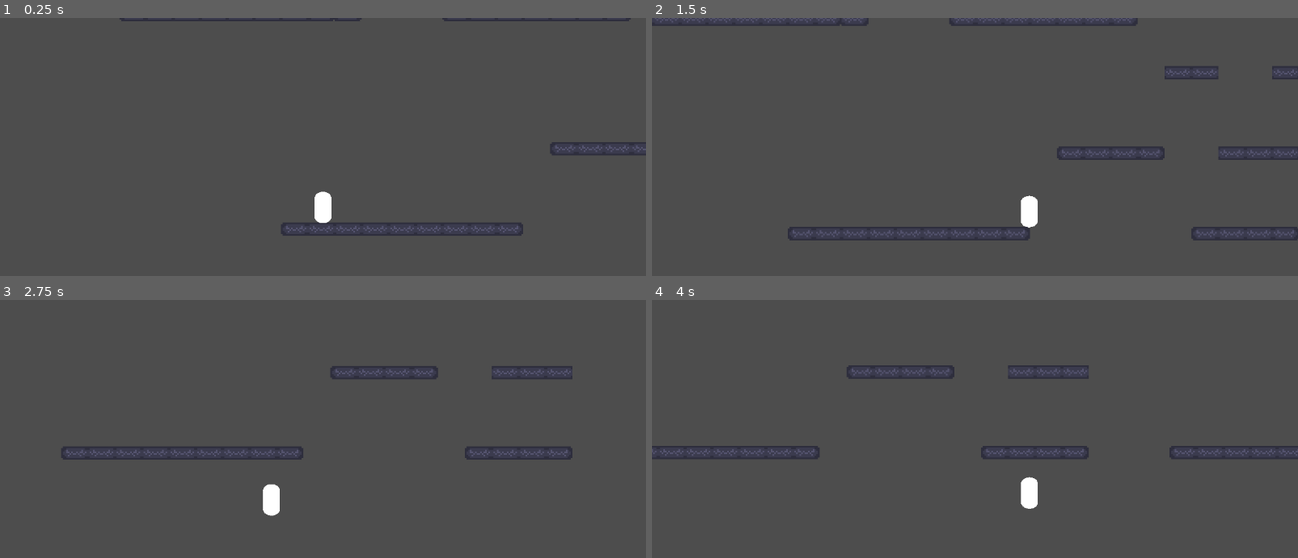
Above: before the commit, frames 1-4 (two rows, left to right).
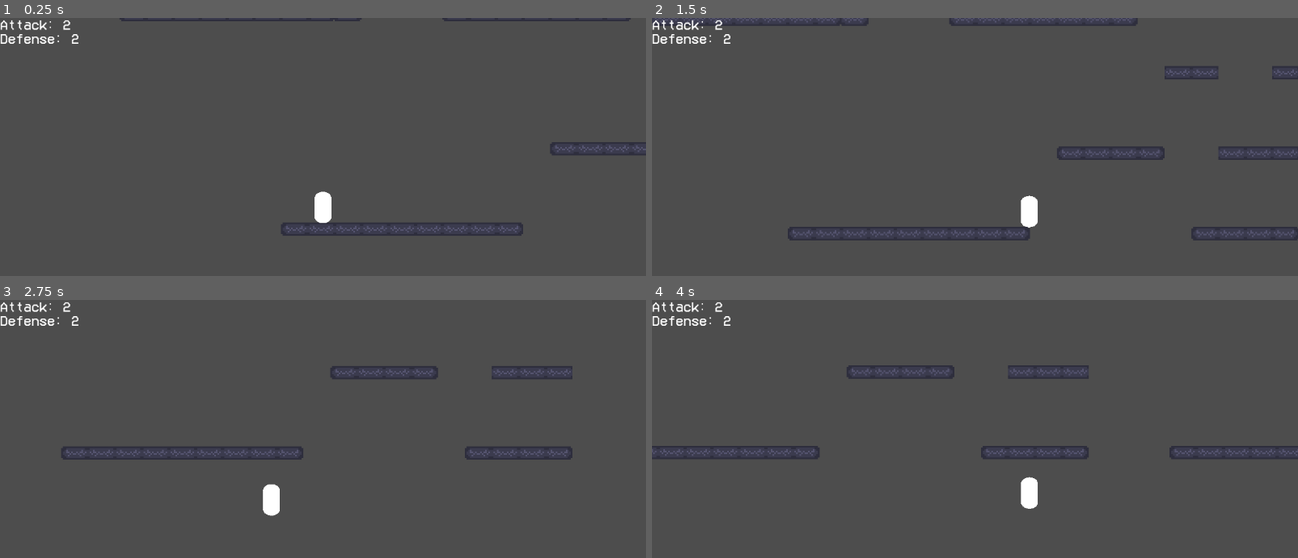
Above: after the commit, the same moments.

Repository: Gnoga05/BrackeysJamGame
Game: Godot game, scene res://Scenes/game_scene.tscn
The game is run twice, just before and just after one commit, with the same random seed, the same clock (stepped at 60 frames per second) and the same inputs. The engine's default icon, where the game draws it, is replaced by a stand-in: a white triangle on a blue panel in a dark square.
Inputs:
- Up to frame 1 (0.25 s): no input
- Up to frame 2 (1.5 s): tap Enter at 0.5 s; hold D (right) from 0.53 s (still down); tap E (interact) at 0.6, 1.35 s; tap Space (jump) at 0.77 s
- Up to frame 3 (2.75 s): tap Space (jump) at 1.52 s; release D (right) at 2.03 s; hold A (left) from 2.03 s (still down); tap E (interact) at 2.1 s
- Up to frame 4 (4 s): release A (left) at 2.78 s; hold D (right) from 2.78 s (still down); tap E (interact) at 2.85, 3.6 s; tap Space (jump) at 3.02, 3.77 s

The runs differ from the first frame. In frame 1, 0.4% of the frame differs, in the area x 0-13%, y 0-10%; in frame 2, 0.4%; in frame 3, 0.4%; in frame 4, 0.4%.

Commit message:
finished card pickup, tomorrow I will turn stealing function into stealth kill

Diff:
--- a/game-brackeys-jam/Scenes/Characters/player.tscn
+++ b/game-brackeys-jam/Scenes/Characters/player.tscn
@@ -40,27 +40,17 @@
 [node name="CollisionShape2D" type="CollisionShape2D" parent="Detection"]
 shape = SubResource("RectangleShape2D_3etf2")
 
-[node name="StepUp" type="RayCast2D" parent="."]
-position = Vector2(6, 5)
-target_position = Vector2(0, 5)
-
-[node name="StealGUI" type="Control" parent="."]
+[node name="GUI" type="Control" parent="."]
 layout_mode = 3
-anchors_preset = 8
-anchor_left = 0.5
-anchor_top = 0.5
-anchor_right = 0.5
-anchor_bottom = 0.5
-offset_left = -20.0
-offset_top = -45.0
-offset_right = 20.0
-offset_bottom = -5.0
+anchors_preset = 15
+anchor_right = 1.0
+anchor_bottom = 1.0
 grow_horizontal = 2
 grow_vertical = 2
 size_flags_horizontal = 4
 size_flags_vertical = 4
 
-[node name="VBoxContainer" type="VBoxContainer" parent="StealGUI"]
+[node name="VBoxContainer" type="VBoxContainer" parent="GUI"]
 layout_mode = 1
 anchors_preset = 8
 anchor_left = 0.5
@@ -68,15 +58,15 @@
 anchor_right = 0.5
 anchor_bottom = 0.5
 offset_left = -20.0
-offset_top = -20.0
+offset_top = -43.315
 offset_right = 20.0
-offset_bottom = 20.0
+offset_bottom = -3.315
 grow_horizontal = 2
 grow_vertical = 2
 theme_override_constants/separation = 0
 alignment = 1
 
-[node name="StealText" type="Label" parent="StealGUI/VBoxContainer"]
+[node name="StealText" type="Label" parent="GUI/VBoxContainer"]
 visible = false
 layout_mode = 2
 theme_override_fonts/font = ExtResource("2_40svl")
@@ -84,8 +74,25 @@
 text = "STEAL"
 horizontal_alignment = 1
 
-[node name="StealCountdown" type="Label" parent="StealGUI/VBoxContainer"]
+[node name="StealCountdown" type="Label" parent="GUI/VBoxContainer"]
 layout_mode = 2
+theme_override_fonts/font = ExtResource("2_40svl")
+theme_override_font_sizes/font_size = 12
+horizontal_alignment = 1
+
+[node name="PickupLabel" type="Label" parent="GUI"]
+layout_mode = 1
+anchors_preset = 8
+anchor_left = 0.5
+anchor_top = 0.5
+anchor_right = 0.5
+anchor_bottom = 0.5
+offset_left = -20.0
+offset_top = -28.62
+offset_right = 20.0
+offset_bottom = -5.62
+grow_horizontal = 2
+grow_vertical = 2
 theme_override_fonts/font = ExtResource("2_40svl")
 theme_override_font_sizes/font_size = 12
 horizontal_alignment = 1
@@ -102,7 +109,25 @@
 wait_time = 3.0
 one_shot = true
 
-[connection signal="body_entered" from="Detection" to="." method="_on_detection"]
-[connection signal="body_exited" from="Detection" to="." method="_on_detection_exited"]
+[node name="CanvasLayer" type="CanvasLayer" parent="."]
+
+[node name="Control" type="Control" parent="CanvasLayer"]
+layout_mode = 3
+anchors_preset = 0
+size_flags_horizontal = 4
+size_flags_vertical = 4
+
+[node name="StatsLabel" type="Label" parent="CanvasLayer/Control"]
+layout_mode = 1
+offset_right = 71.0
+offset_bottom = 25.0
+theme_override_fonts/font = ExtResource("2_40svl")
+theme_override_font_sizes/font_size = 24
+text = "Attack: 2
+Defense: 2"
+
+[connection signal="area_entered" from="Detection" to="." method="_on_area_detection"]
+[connection signal="body_entered" from="Detection" to="." method="_on_body_detection"]
+[connection signal="body_exited" from="Detection" to="." method="_on_body_detection_exited"]
 [connection signal="timeout" from="JumpBuffer" to="." method="_on_jump_buffer_timeout"]
 [connection signal="timeout" from="StealTimer" to="." method="_on_steal_timeout"]
--- a/game-brackeys-jam/Scenes/Levels/level_1.tscn
+++ b/game-brackeys-jam/Scenes/Levels/level_1.tscn
@@ -1,9 +1,8 @@
 [gd_scene load_steps=7 format=4 uid="uid://cu75qyperduxj"]
 
-[ext_resource type="Texture2D" uid="uid://cf1hatdph5081" path="res://icon.svg" id="1_tlcug"]
 [ext_resource type="Texture2D" uid="uid://di7u3k1ee4xhj" path="res://ImportedAssets/TempTileset.png" id="2_4dpyx"]
-
-[sub_resource type="QuadMesh" id="QuadMesh_4dpyx"]
+[ext_resource type="PackedScene" uid="uid://dl6eddo12o5ua" path="res://Scenes/Objects/Item1.tscn" id="3_cyadu"]
+[ext_resource type="PackedScene" uid="uid://d4i5ukpt4mqw6" path="res://Scenes/Characters/enemy.tscn" id="5_5f3p6"]
 
 [sub_resource type="TileSetAtlasSource" id="TileSetAtlasSource_3mqfk"]
 texture = ExtResource("2_4dpyx")
@@ -27,13 +26,6 @@
 [node name="PlayerSpawn" type="Node2D" parent="."]
 position = Vector2(-121, 74)
 
-[node name="TempBackground" type="MeshInstance2D" parent="."]
-visible = false
-position = Vector2(0, 72)
-scale = Vector2(1168.5, 825.5)
-mesh = SubResource("QuadMesh_4dpyx")
-texture = ExtResource("1_tlcug")
-
 [node name="TileMapLayer" type="TileMapLayer" parent="."]
 tile_map_data = PackedByteArray("AAD4/wUAAAAAAAIAAAD5/wUAAAABAAIAAAD6/wUAAAABAAIAAAD7/wUAAAABAAIAAAD8/wUAAAABAAIAAAD9/w …(1088 unchanged characters)…
 tile_set = SubResource("TileSet_iixi8")
@@ -43,3 +35,15 @@
 [node name="CollisionShape2D" type="CollisionShape2D" parent="WorldBoundary"]
 position = Vector2(0, 129)
 shape = SubResource("WorldBoundaryShape2D_4dpyx")
+
+[node name="Objects" type="Node" parent="."]
+
+[node name="ItemAttack2" parent="Objects" instance=ExtResource("3_cyadu")]
+position = Vector2(261, -59)
+
+[node name="Enemies" type="Node" parent="."]
+
+[node name="Enemy" parent="Enemies" instance=ExtResource("5_5f3p6")]
+position = Vector2(-24, -52)
+min_x = -125.0
+max_x = 0.0
--- a/game-brackeys-jam/Scenes/Objects/Item1.tscn
+++ b/game-brackeys-jam/Scenes/Objects/Item1.tscn
@@ -1,17 +1,19 @@
-[gd_scene load_steps=3 format=3 uid="uid://dl6eddo12o5ua"]
+[gd_scene load_steps=4 format=3 uid="uid://dl6eddo12o5ua"]
 
+[ext_resource type="Script" uid="uid://5cc2sfwth76u" path="res://Scripts/attack_item.gd" id="1_npm3x"]
 [ext_resource type="Texture2D" uid="uid://c4dobbibcqujf" path="res://ImportedAssets/Itemcardattack.webp" id="1_y3ahd"]
 
 [sub_resource type="RectangleShape2D" id="RectangleShape2D_npm3x"]
-size = Vector2(210, 339)
+size = Vector2(16.5, 27)
 
 [node name="ItemAttack" type="Node2D" groups=["Item"]]
+script = ExtResource("1_npm3x")
 
 [node name="CardAT" type="Sprite2D" parent="."]
+scale = Vector2(0.0811404, 0.0811404)
 texture = ExtResource("1_y3ahd")
 
 [node name="Area2D" type="Area2D" parent="."]
 
 [node name="CollisionShape2D" type="CollisionShape2D" parent="Area2D"]
-position = Vector2(-1, -0.5)
 shape = SubResource("RectangleShape2D_npm3x")
--- a/game-brackeys-jam/Scenes/game_scene.tscn
+++ b/game-brackeys-jam/Scenes/game_scene.tscn
@@ -1,10 +1,7 @@
-[gd_scene load_steps=6 format=3 uid="uid://ct2tvtqia7jpl"]
+[gd_scene load_steps=3 format=3 uid="uid://ct2tvtqia7jpl"]
 
 [ext_resource type="PackedScene" uid="uid://cu75qyperduxj" path="res://Scenes/Levels/level_1.tscn" id="1_x87qo"]
-[ext_resource type="PackedScene" uid="uid://d4i5ukpt4mqw6" path="res://Scenes/Characters/enemy.tscn" id="2_6h5vk"]
 [ext_resource type="PackedScene" uid="uid://dimwcchxbkrbq" path="res://Scenes/Characters/player.tscn" id="2_b6fju"]
-[ext_resource type="PackedScene" uid="uid://dl6eddo12o5ua" path="res://Scenes/Objects/Item1.tscn" id="2_fiftr"]
-[ext_resource type="Script" uid="uid://yjpeytgo3nls" path="res://Scenes/Objects/card.gd" id="3_1ixah"]
 
 [node name="GameScene" type="Node2D"]
 
@@ -13,19 +10,5 @@
 [node name="Level1" parent="Level" instance=ExtResource("1_x87qo")]
 position = Vector2(-1, 0)
 
-[node name="Objects" type="Node" parent="."]
-
-[node name="ItemAttack" parent="Objects" instance=ExtResource("2_fiftr")]
-position = Vector2(249, -59)
-scale = Vector2(0.1, 0.1)
-script = ExtResource("3_1ixah")
-
-[node name="Enemies" type="Node" parent="."]
-
-[node name="Enemy" parent="Enemies" instance=ExtResource("2_6h5vk")]
-position = Vector2(-24, -52)
-min_x = -125.0
-max_x = 0.0
-
 [node name="Player" parent="." instance=ExtResource("2_b6fju")]
 position = Vector2(-104, 74)
--- /dev/null
+++ b/game-brackeys-jam/Scripts/attack_item.gd
@@ -0,0 +1,4 @@
+extends Node2D
+
+const TYPE = "attack"
+const BUFF_AMOUNT = 2
--- a/game-brackeys-jam/Scripts/player.gd
+++ b/game-brackeys-jam/Scripts/player.gd
@@ -4,6 +4,7 @@
 const JUMP_VELOCITY = -300
 var jump_value: float = 0
 var was_on_floor: bool
+
 var max_health: int = 6
 var health : int = max_health
 var attack: int = 2
@@ -18,8 +19,11 @@
 @onready var jump_buffer: Timer = $JumpBuffer
 @onready var coyote_timer: Timer = $CoyoteTimer
 @onready var steal_timer: Timer = $StealTimer
-@onready var steal_text: Label = $StealGUI/VBoxContainer/StealText
-@onready var steal_countdown: Label = $StealGUI/VBoxContainer/StealCountdown
+@onready var steal_text: Label = $GUI/VBoxContainer/StealText
+@onready var steal_countdown: Label = $GUI/VBoxContainer/StealCountdown
+@onready var pickup_label: Label = $GUI/PickupLabel
+@onready var stats_label: Label = $CanvasLayer/Control/StatsLabel
+
 
 
 func get_input():
@@ -56,7 +60,7 @@
 
 			if Input.is_action_just_pressed("interact"):
 				steal_timer.start()
-			if Input.is_action_just_released("interact"):
+			if Input.is_action_just_released("interact") or not steal_text.is_visible_in_tree():
 				steal_timer.stop()
 				steal_countdown.set_text("")
 	else:
@@ -83,20 +87,41 @@
 		velocity.y = JUMP_VELOCITY
 
 
-func _on_detection(body: Node2D) -> void:
+func _on_body_detection(body: Node2D) -> void:
 	if body.is_in_group("Enemy"):
 		enemy = body
 
-	if body.is_in_group("Item"):
-		for item in inventory:
-			if body.type == item:
-				inventory[item] += 1
-				break
-				#I will work on this tomorrow
 
-func _on_detection_exited(body: Node2D) -> void:
+
+func _on_body_detection_exited(body: Node2D) -> void:
 		if body.is_in_group("Enemy"):
 			enemy = null
+
+
+func _on_area_detection(area: Area2D) -> void:
+	var obj = area.get_parent()
+	if obj.is_in_group("Item"):
+		var item = obj
+		if item.TYPE == "attack":
+			attack += item.BUFF_AMOUNT
+			pickup_label.set_text("+" + str(item.BUFF_AMOUNT) + " attack damage!")
+			pickup_label.show()
+			create_temp_timer(2.0)
+			stats_label.set_text("Attack: " + str(attack) + "\nDefense: " + str(defense))
+
+		elif item.TYPE == "defense":
+			defense += item.BUFF_AMOUNT
+			pickup_label.set_text("+" + str(item.BUFF_AMOUNT) + " defense!")
+			pickup_label.show()
+			create_temp_timer(2.0)
+			stats_label.set_text("Attack: " + str(attack) + "\nDefense: " + str(defense))
+		## Adding items to inventory if we want to add items that do more than boost stats
+		#for item in inventory:
+			#if obj.type == item:
+				#inventory[item] += 1
+				#break
+		obj.queue_free()
+
 
 func _on_steal_timeout() -> void:
 	var looted_item = enemy.generate_loot()
@@ -113,8 +138,6 @@
 func _on_temp_timer_timeout():
 	steal_countdown.set_text("")
 	steal_countdown.hide()
+	pickup_label.set_text("")
+	pickup_label.hide()
 	temp_timer.queue_free()
-
-func increase_attack(amount: int) -> void:
-	attack += amount
-	print("Tu ataque aumentó en ", amount, ". Ahora es: ", attack)
Not shown, added: game-brackeys-jam/Scripts/attack_item.gd.uid
Renamed: game-brackeys-jam/Scenes/Objects/card.gd -> game-brackeys-jam/Scripts/card.gd
Renamed: game-brackeys-jam/Scenes/Objects/card.gd.uid -> game-brackeys-jam/Scripts/card.gd.uid
